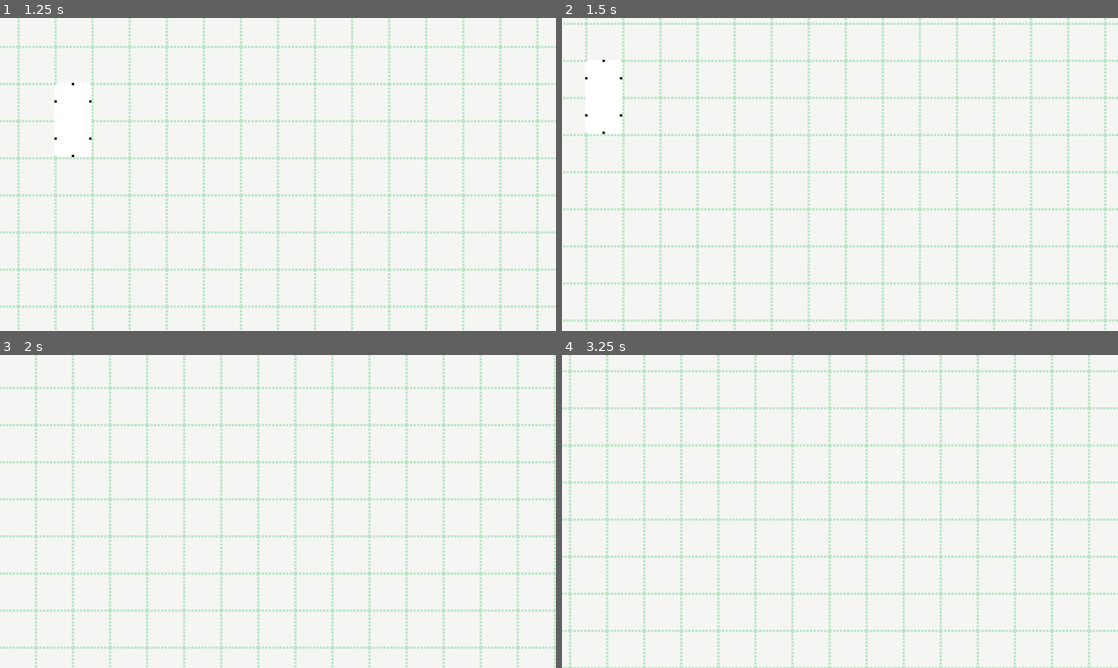
Above: before the commit, frames 1-4 (two rows, left to right).
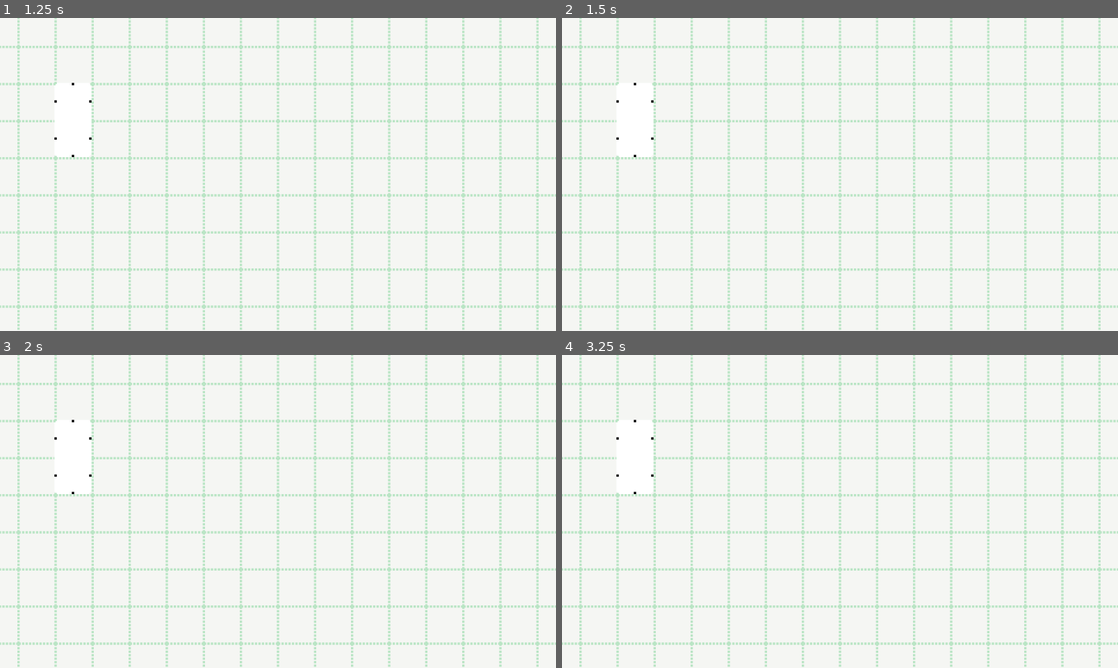
Above: after the commit, the same moments.

Repository: btoosey/Godot-Wild-Jam-77
Game: Godot game, scene res://scenes/main/main.tscn
The game is run twice, just before and just after one commit, with the same random seed, the same clock (stepped at 60 frames per second) and the same inputs.
Inputs (mouse positions are in pixels of both pictures, inside the frame that each line leads up to):
- Up to frame 1 (1.25 s): tap Enter at 0.5 s; move the mouse to (400, 158) at 0.52 s; hold Space (camera_drag, bound only after the commit) from 0.53 s (still down); click (400, 158) at 0.67 s
- Up to frame 2 (1.5 s): release Space (camera_drag, bound only after the commit) at 1.25 s; drag from (728, 190) to (634, 121) at 1.27 s
- Up to frame 3 (2 s): no input
- Up to frame 4 (3.25 s): tap Enter at 2 s; move the mouse to (895, 442) at 2.02 s; hold Space (camera_drag, bound only after the commit) 2.03-2.75 s; click (895, 442) at 2.17 s; drag from (812, 574) to (673, 464) at 2.77 s

Frame 1 is identical in both runs. In frame 2, 16% of the frame differs, in the area x 0-100%, y 0-100%; in frame 3, 16%; in frame 4, 16%.

Commit message:
ADD: Card drag and drop component
Changed input for moving camera to avoid duplicate input mapping. Will review later in needed.

Diff:
--- a/project.godot
+++ b/project.godot
@@ -27,9 +27,14 @@
 
 [input]
 
+select={
+"deadzone": 0.5,
+"events": [Object(InputEventMouseButton,"resource_local_to_scene":false,"resource_name":"","device":-1,"window_id":0,"alt_pressed":false,"shift_pressed":false,"ctrl_pressed":false,"meta_pressed":false,"button_mask":1,"position":Vector2(178, 17),"global_position":Vector2(187, 63),"factor":1.0,"button_index":1,"canceled":false,"pressed":true,"double_click":false,"script":null)
+]
+}
 camera_drag={
 "deadzone": 0.5,
-"events": [Object(InputEventMouseButton,"resource_local_to_scene":false,"resource_name":"","device":-1,"window_id":0,"alt_pressed":false,"shift_pressed":false,"ctrl_pressed":false,"meta_pressed":false,"button_mask":1,"position":Vector2(153, 18),"global_position":Vector2(162, 64),"factor":1.0,"button_index":1,"canceled":false,"pressed":true,"double_click":false,"script":null)
+"events": [Object(InputEventKey,"resource_local_to_scene":false,"resource_name":"","device":-1,"window_id":0,"alt_pressed":false,"shift_pressed":false,"ctrl_pressed":false,"meta_pressed":false,"pressed":false,"keycode":0,"physical_keycode":32,"key_label":0,"unicode":32,"location":0,"echo":false,"script":null)
 ]
 }
 
--- a/scenes/track_cards/track_card.tscn
+++ b/scenes/track_cards/track_card.tscn
@@ -1,13 +1,15 @@
-[gd_scene load_steps=5 format=3 uid="uid://d33hx60uijy1x"]
+[gd_scene load_steps=6 format=3 uid="uid://d33hx60uijy1x"]
 
 [ext_resource type="Script" path="res://scenes/track_cards/track_card.gd" id="1_rdguf"]
 [ext_resource type="Texture2D" uid="uid://cfqi6xmb177dp" path="res://sprites/track_cards/track_cards_atlas.png" id="1_yirfu"]
 [ext_resource type="Resource" uid="uid://cle840njjjoch" path="res://data/track_cards/track_card_01.tres" id="2_35b40"]
+[ext_resource type="Script" path="res://scripts/components/drag_and_drop.gd" id="4_gb8qg"]
 
 [sub_resource type="RectangleShape2D" id="RectangleShape2D_j0ob0"]
 size = Vector2(30, 62)
 
 [node name="TrackCard" type="Area2D"]
+z_index = 1
 script = ExtResource("1_rdguf")
 stats = ExtResource("2_35b40")
 
@@ -20,3 +22,7 @@
 [node name="CollisionShape2D" type="CollisionShape2D" parent="."]
 position = Vector2(16, 32)
 shape = SubResource("RectangleShape2D_j0ob0")
+
+[node name="DragAndDrop" type="Node" parent="." node_paths=PackedStringArray("target")]
+script = ExtResource("4_gb8qg")
+target = NodePath("..")
--- a/scripts/camera/components/camera_drag.gd
+++ b/scripts/camera/components/camera_drag.gd
@@ -5,7 +5,6 @@
 @export var camera_right_limit: int
 @export var camera_top_limit: int
 @export var camera_bottom_limit: int
-
 
 var previous_position: Vector2 = Vector2(0, 0)
 var is_dragging := false
--- /dev/null
+++ b/scripts/components/drag_and_drop.gd
@@ -0,0 +1,61 @@
+class_name DragAndDrop
+extends Node
+
+signal drag_started
+signal dropped(starting_position: Vector2)
+
+@export var enabled: bool = true
+@export var target: Area2D
+
+var starting_position: Vector2
+var offset := Vector2.ZERO
+var dragging := false
+
+
+func _ready() -> void:
+	assert(target, "No target set for DragAndDrop component")
+	target.input_event.connect(_on_target_input_event.unbind(1))
+
+
+func _process(_delta: float) -> void:
+	if dragging and target:
+		target.global_position = target.get_global_mouse_position() + offset
+
+
+func _input(event: InputEvent) -> void:
+	if dragging and event.is_action_released("select"):
+		_drop()
+
+
+func _end_dragging() -> void:
+	dragging = false
+	target.remove_from_group("dragging")
+	target.z_index = 1
+
+
+func _start_dragging() -> void:
+
+	dragging = true
+	starting_position = target.global_position
+	target.add_to_group("dragging")
+	target.z_index = 98
+	offset = target.global_position - target.get_global_mouse_position()
+	drag_started.emit()
+	get_viewport().set_input_as_handled()
+
+func _drop() -> void:
+	_end_dragging()
+	dropped.emit(starting_position)
+
+
+func _on_target_input_event(_vieport: Node, event: InputEvent) -> void:
+	if not enabled:
+		return
+
+	var dragging_object := get_tree().get_first_node_in_group("dragging")
+	if not dragging and dragging_object:
+		return
+
+	if not dragging and event.is_action_pressed("select"):
+		get_viewport().set_input_as_handled()
+		_start_dragging()
